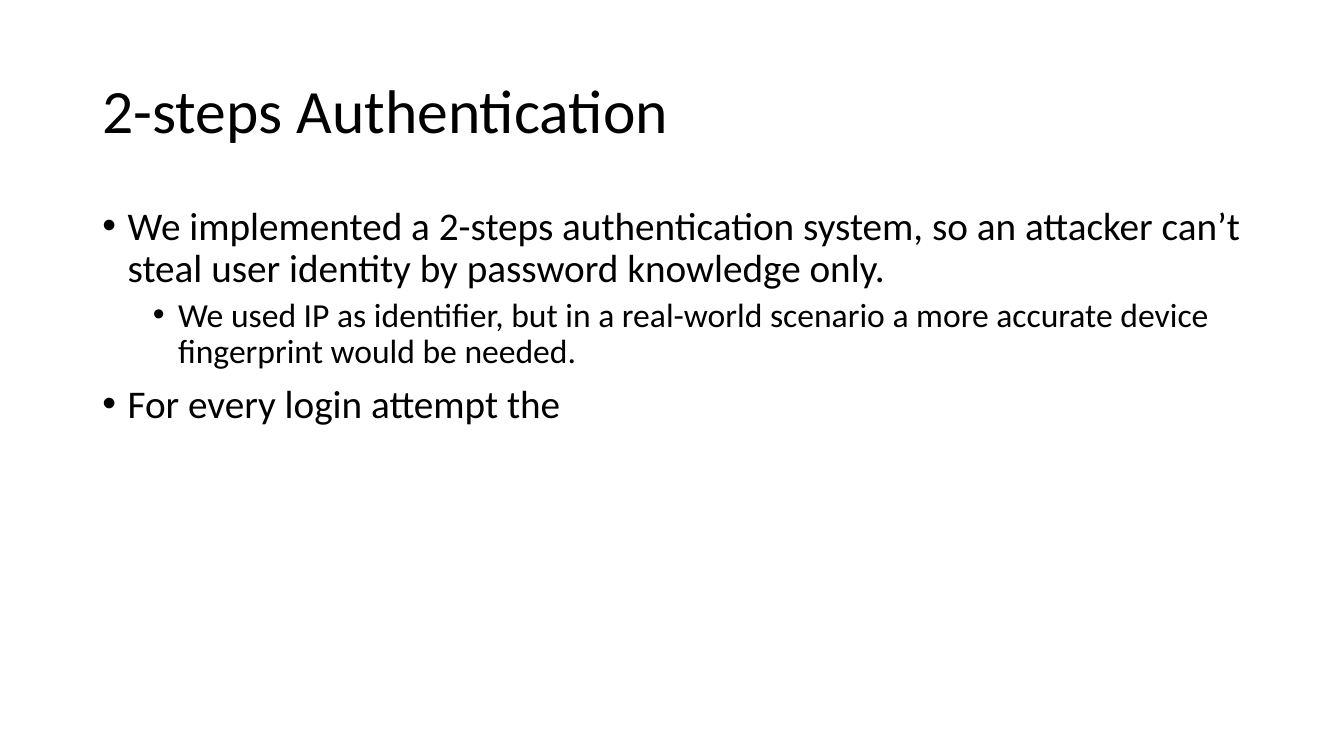
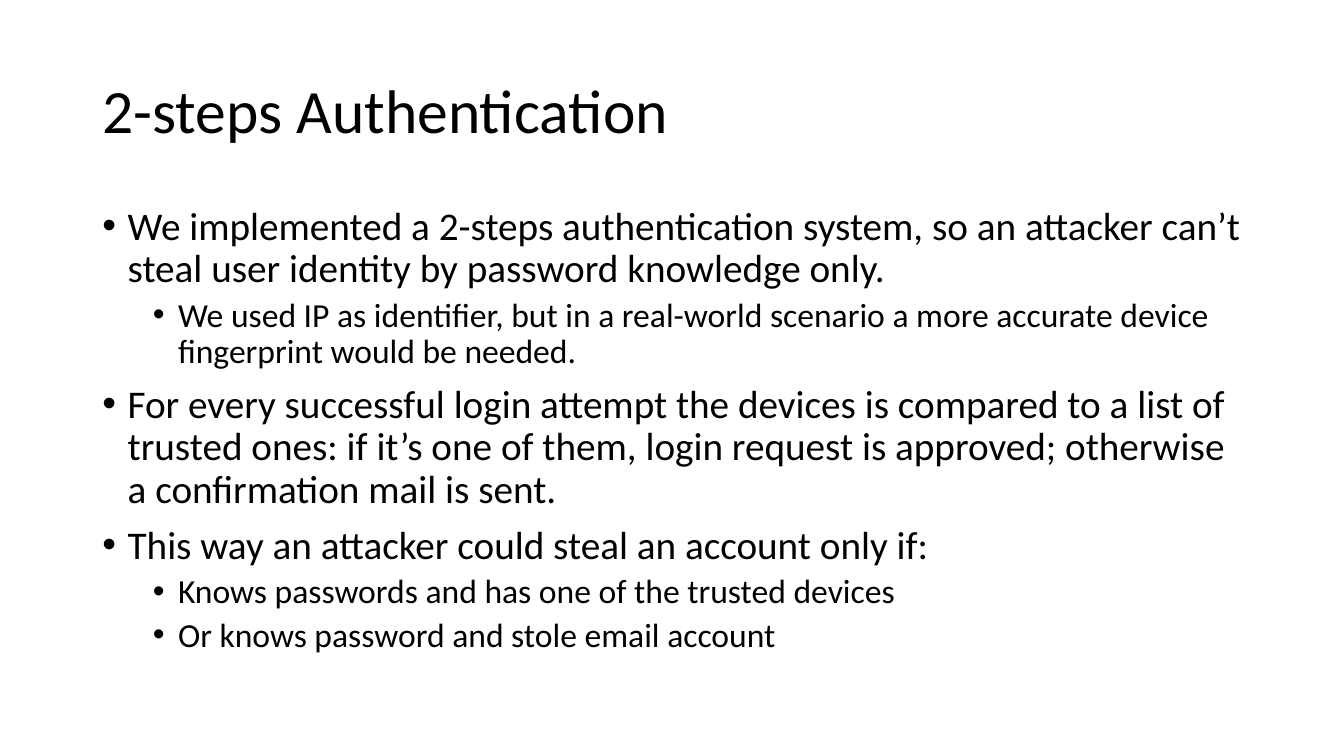
Before and after one commit to fparricelli/Encrypted-data-exchange-between-two-Arduino-boards-using-Symmetric-Encryption, a slide deck: slide 10 of Documentazione e cose così/Slide_concettuali_Luca.pptx. Drawn at 1344x756 pixels with LibreOffice and Linux fonts; fonts in the diff are those of the drawing. Boxes give left, top, right and bottom in pixels: in the first picture for what was removed or moved away, otherwise in the second. Text is boxed around its words. In the diff, an @@ line names an element or a change of style, - is before the commit and + after.

```diff
--- a/Documentazione e cose così/Slide_concettuali_Luca.pptx
+++ b/Documentazione e cose così/Slide_concettuali_Luca.pptx
@@ text at (x1=128, y1=390, x2=1225, y2=653): text changed @@
-• For every login attempt the
+• For every successful login attempt the devices is compared to a list of trusted ones: if it’s one of them, login request is approved; otherwise a confirmation mail is sent.
+• This way an attacker could steal an account only if:
+  • Knows passwords and has one of the trusted devices
+  • Or knows password and stole email account
```
Also in this commit, not shown: 2 other slides changed, 2 other files.
